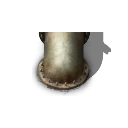
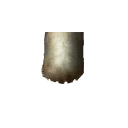
Comparing the layer stacks of the two 128px x 128px images. Changes:
hid "Layer 1" over bbox(32, 32, 112, 96)
